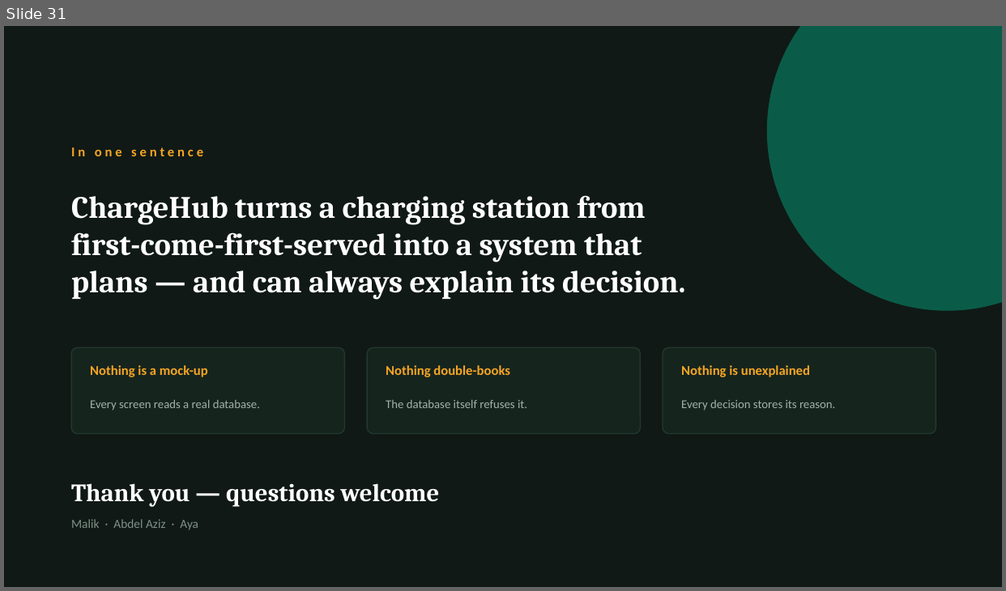
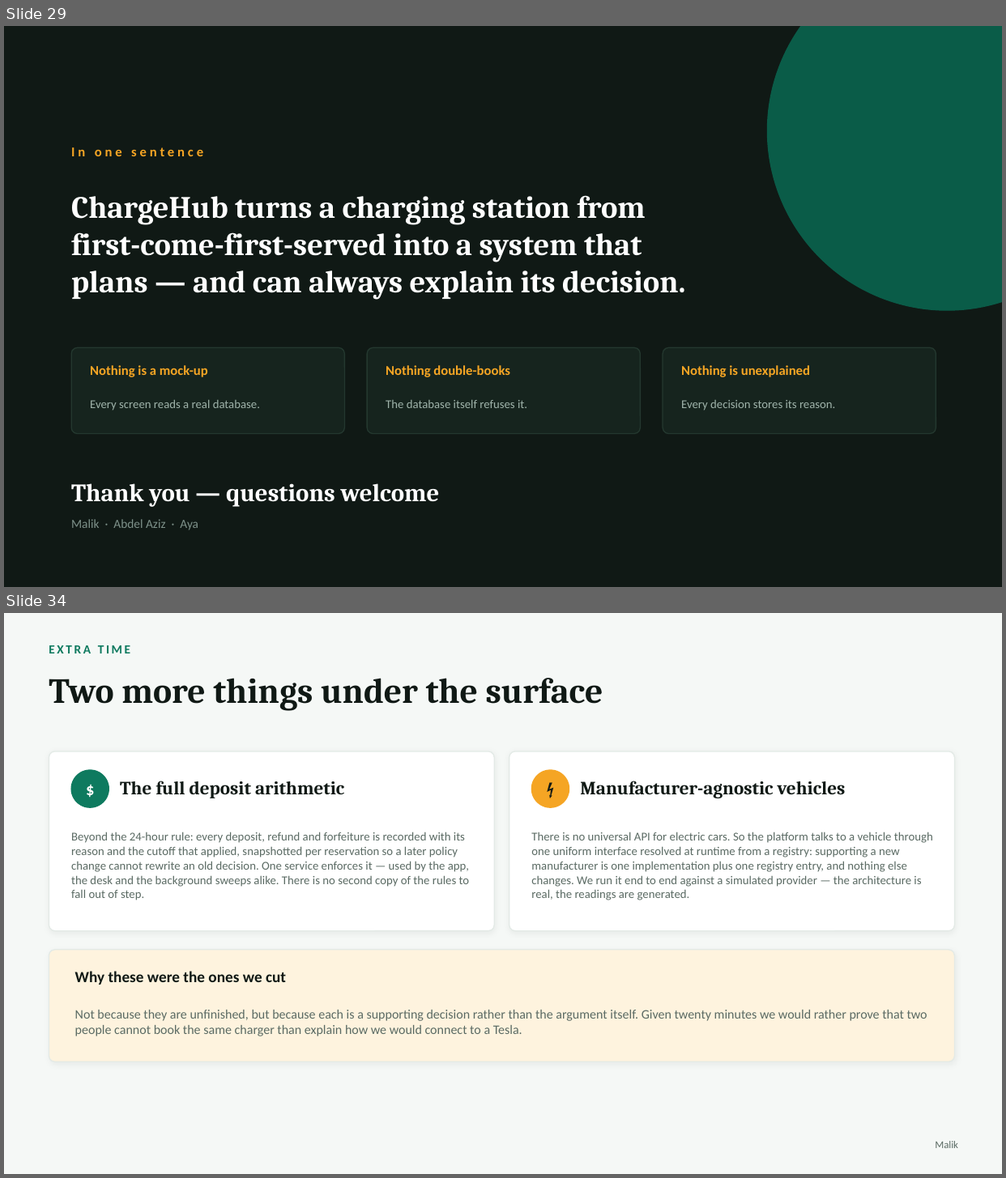
Before and after one commit to AyaSulyman/EVCharging-System, a slide deck: docs/presentation/ChargeHub-Presentation.pptx. Shown one above the other, each under a label of ours: slide 31 before the commit, slides 29 and 34 after it; the slides between them are not shown. The pictures are 1006x591 and 1006x1178 pixels, drawn with LibreOffice and Linux fonts; fonts in the diff are those of the drawing. Boxes give left, top, right and bottom in pixels: in the first picture for what was removed or moved away, otherwise in the second. Text is boxed around its words. In the diff, an @@ line names an element or a change of style, - is before the commit and + after.

```diff
--- a/docs/presentation/ChargeHub-Presentation.pptx
+++ b/docs/presentation/ChargeHub-Presentation.pptx
@@ slide 34 added at [4, 613, 1002, 1174], background #F5F8F6 @@
@@ text added at [49, 645, 130, 653], 12 pt, text #0E7A5F, bold @@
+EXTRA TIME
@@ text added at [49, 678, 603, 711], 34 pt, text #101915, bold @@
+Two more things under the surface
@@ rounded rectangle added at [49, 752, 494, 931], fill #FFFFFF, outline #E3EAE6 1 pt @@
@@ rounded rectangle added at [509, 752, 955, 931], fill #FFFFFF, outline #E3EAE6 1 pt @@
@@ ellipse added at [71, 770, 108, 807], fill #0E7A5F, outline #0E7A5F 1 pt @@
@@ text added at [71, 770, 108, 807], 16 pt, text #FFFFFF, bold @@
+$
@@ text added at [120, 781, 344, 798], 18 pt, text #101915, bold @@
+The full deposit arithmetic
@@ ellipse added at [532, 770, 569, 807], fill #F5A524, outline #F5A524 1 pt @@
@@ text added at [532, 770, 569, 807], 16 pt, text #101915, bold @@
+⚡
@@ text added at [580, 781, 846, 798], 18 pt, text #101915, bold @@
+Manufacturer-agnostic vehicles
@@ text added at [71, 832, 470, 901], 11.5 pt, text #5B6B64 @@
+Beyond the 24-hour rule: every deposit, refund and forfeiture is recorded with its reason and the cutoff that applied, snapshotted per reservation so a later policy change cannot rewrite an old decision. One service enforces it — used by the app, the desk and the background sweeps alike. There is no second copy of the rules to fall out of step.
@@ text added at [531, 832, 933, 901], 11.5 pt, text #5B6B64 @@
+There is no universal API for electric cars. So the platform talks to a vehicle through one uniform interface resolved at runtime from a registry: supporting a new manufacturer is one implementation plus one registry entry, and nothing else changes. We run it end to end against a simulated provider — the architecture is real, the readings are generated.
@@ rounded rectangle added at [49, 950, 955, 1063], fill #FEF3DE, outline #E3EAE6 1 pt @@
@@ text added at [75, 971, 286, 985], 15 pt, text #101915, bold @@
+Why these were the ones we cut
@@ text added at [75, 1010, 927, 1037], 12.5 pt, text #5B6B64 @@
+Not because they are unfinished, but because each is a supporting decision rather than the argument itself. Given twenty minutes we would rather prove that two people cannot book the same charger than explain how we would connect to a Tesla.
@@ text added at [935, 1141, 958, 1148], 10 pt, text #5B6B64 @@
+Malik
@@ what was slide 31 is now slide 29 @@
```
Also in this commit, not shown: 2 slides changed, 3 other slides added.
